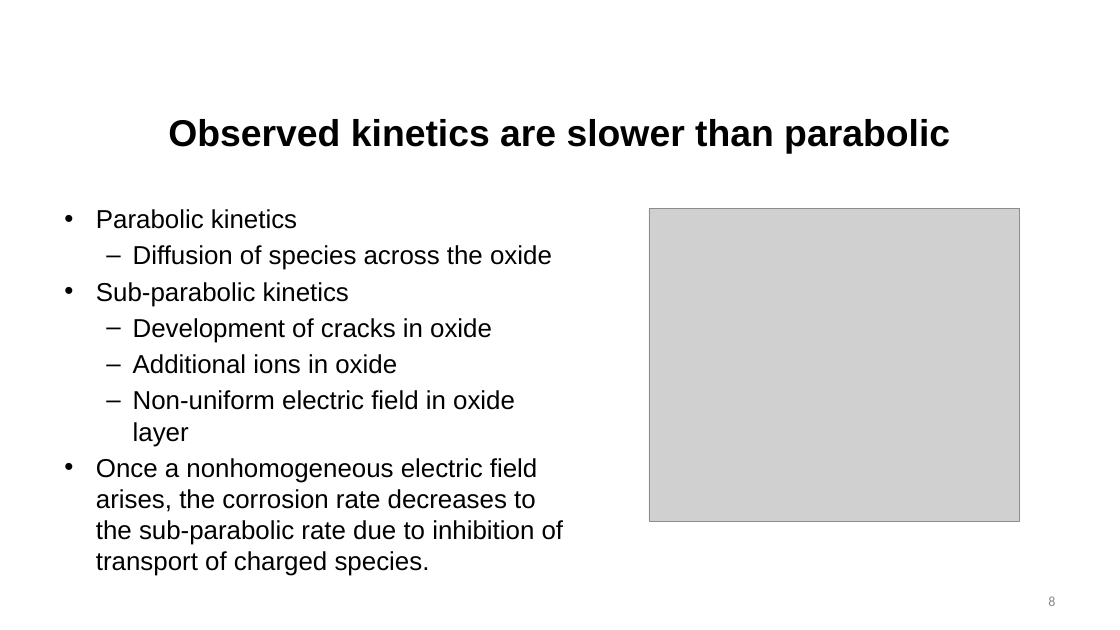
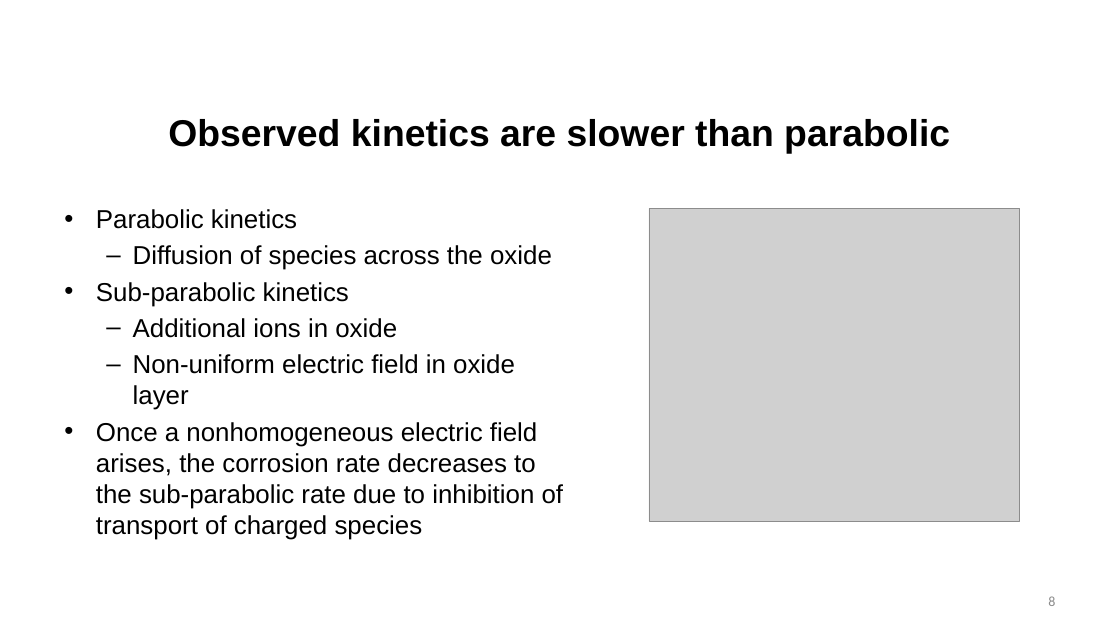
Before and after one commit to benbeeler/TEACHING, a slide deck: slide 8 of Nuclear_Fuel_Performance/NE591_Spring2020/section3/Lec17_oxide_hydride.pptx. Drawn at 1120x630 pixels with LibreOffice and Linux fonts; fonts in the diff are those of the drawing; grey boxes stand for pictures; background and template pictures are left out. Boxes give left, top, right and bottom in pixels: in the first picture for what was removed or moved away, otherwise in the second. Text is boxed around its words. In the diff, an @@ line names an element or a change of style, - is before the commit and + after.

```diff
--- a/Nuclear_Fuel_Performance/NE591_Spring2020/section3/Lec17_oxide_hydride.pptx
+++ b/Nuclear_Fuel_Performance/NE591_Spring2020/section3/Lec17_oxide_hydride.pptx
@@ text at box(133, 318, 492, 343): paragraph removed @@
-  – Development of cracks in oxide
@@ text at box(96, 422, 564, 540): text changed @@
-• Once a nonhomogeneous electric field arises, the corrosion rate decreases to the sub-parabolic rate due to inhibition of transport of charged species.
+• Once a nonhomogeneous electric field arises, the corrosion rate decreases to the sub-parabolic rate due to inhibition of transport of charged species
```
Also in this commit, not shown: 7 other slides changed, 7 other files.
